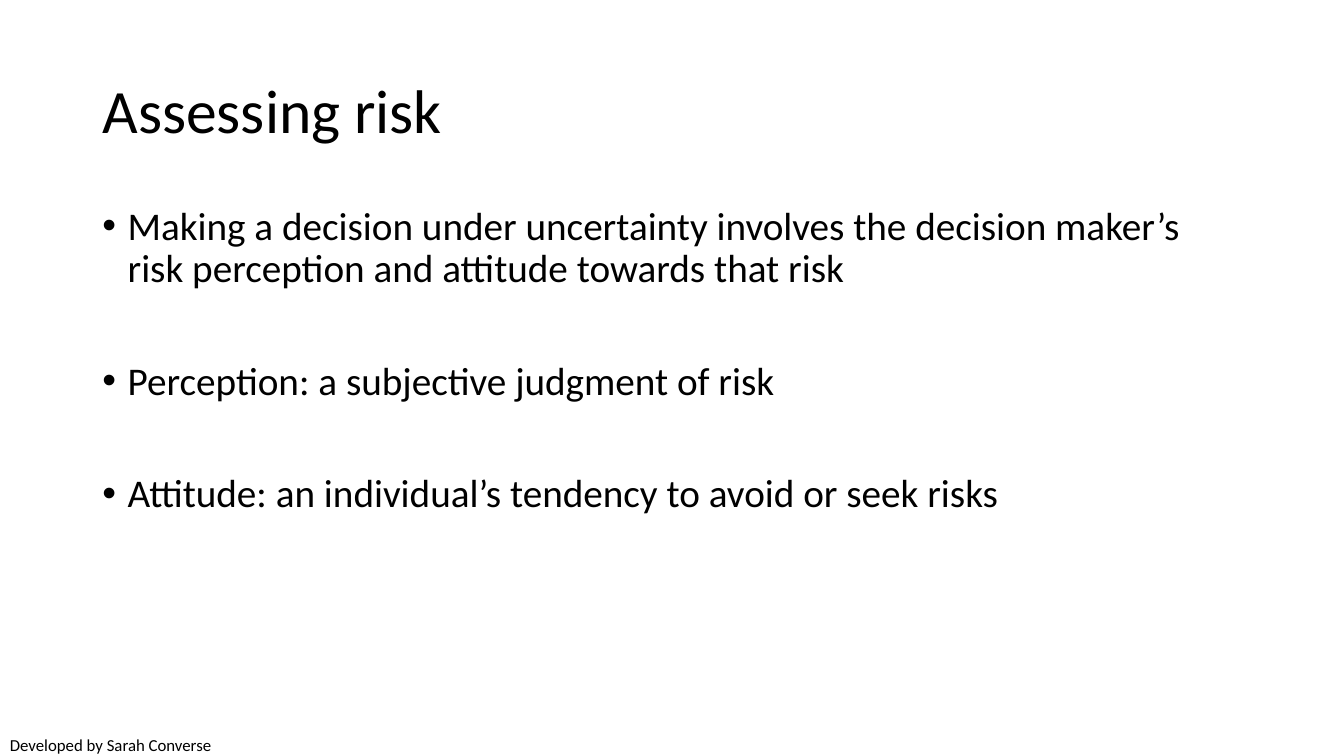
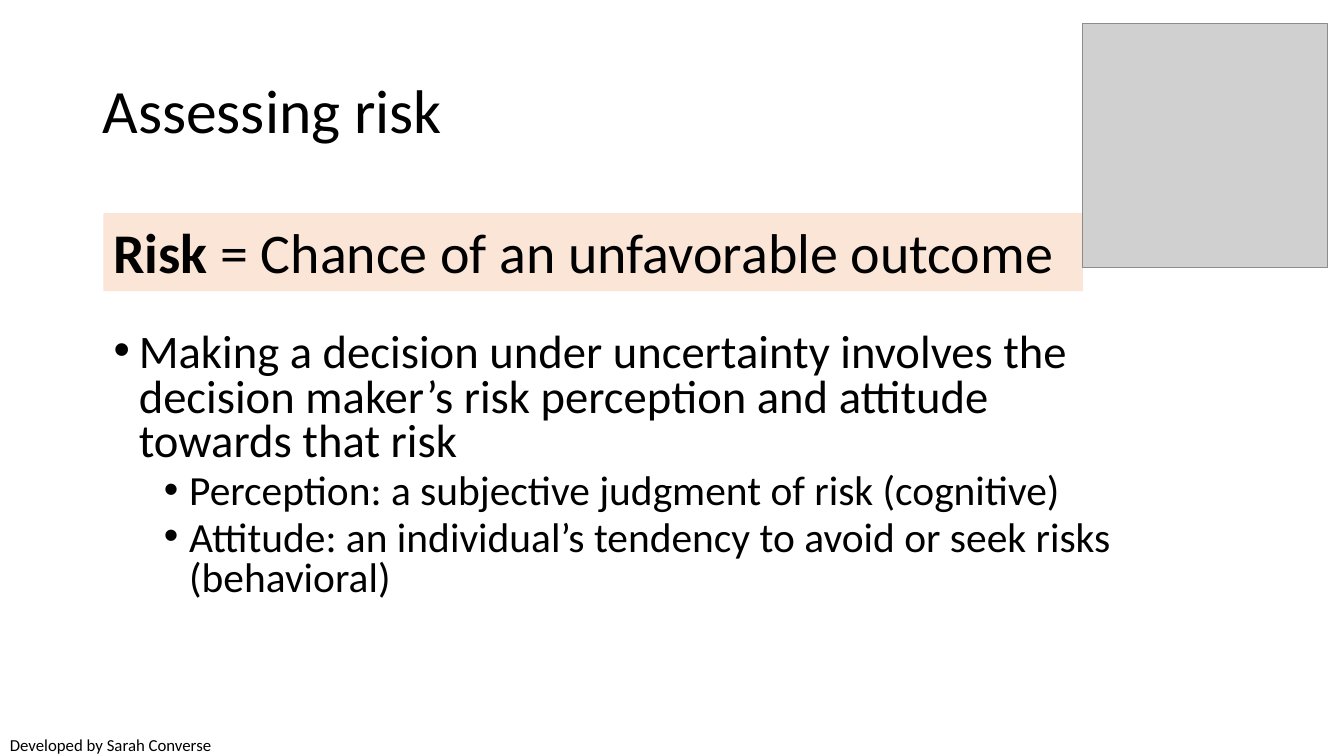
Before and after one commit to briellekthompson/NATR_8001_DecisionAnalysis_Fall25_Mizzou, a slide deck: slide 5 of material/Week7-UncertaintyPart2-Risk/Week7_SDM_Mizzou.pptx. Drawn at 1344x756 pixels with LibreOffice and Linux fonts; fonts in the diff are those of the drawing; grey boxes stand for pictures; background and template pictures are left out. Boxes give left, top, right and bottom in pixels: in the first picture for what was removed or moved away, otherwise in the second. Text is boxed around its words. In the diff, an @@ line names an element or a change of style, - is before the commit and + after.

```diff
--- a/material/Week7-UncertaintyPart2-Risk/Week7_SDM_Mizzou.pptx
+++ b/material/Week7-UncertaintyPart2-Risk/Week7_SDM_Mizzou.pptx
@@ picture added at (x1=1083, y1=23, x2=1327, y2=267) @@
@@ rectangle added at (x1=104, y1=213, x2=1084, y2=290), fill #FBE5D6, 40 pt, text #000000 @@
+Risk = Chance of an unfavorable outcome
@@ text "Making a decision under uncertainty ..." moved from (x1=128, y1=212, x2=1179, y2=514) to (x1=139, y1=335, x2=1111, y2=598) @@
@@ text at (x1=139, y1=335, x2=1066, y2=458): size 28 to 33.3 pt in "Making a decision under uncertainty involves the ..."; line spacing 0.9 to 0.8 @@
@@ text at (x1=189, y1=475, x2=1111, y2=598): text changed; size 28 to 29.6 pt @@
-• Perception: a subjective judgment of risk
-• Attitude: an individual’s tendency to avoid or seek risks
+  • Perception: a subjective judgment of risk (cognitive)
+  • Attitude: an individual’s tendency to avoid or seek risks (behavioral)
```
Also in this commit, not shown: 13 other slides changed, 9 slides added, 1 slide removed, 1 other file.
